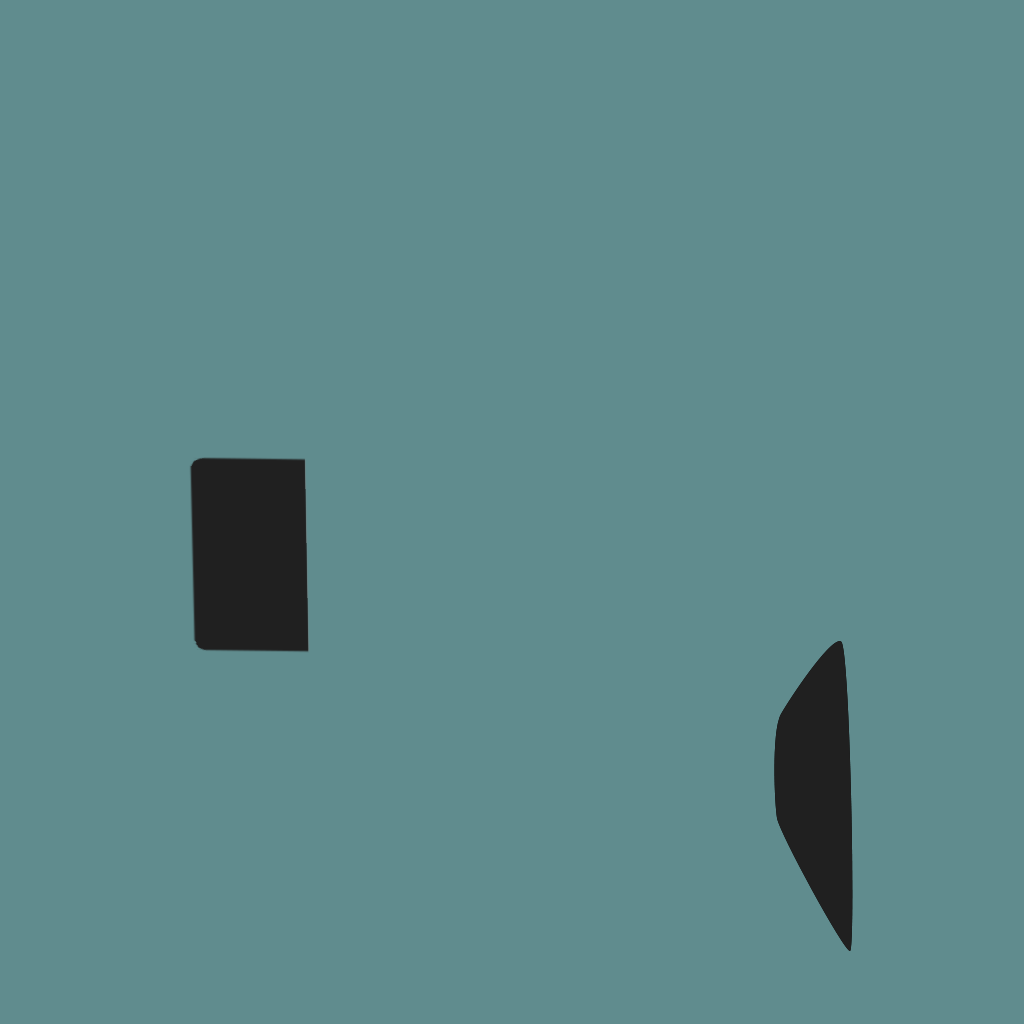
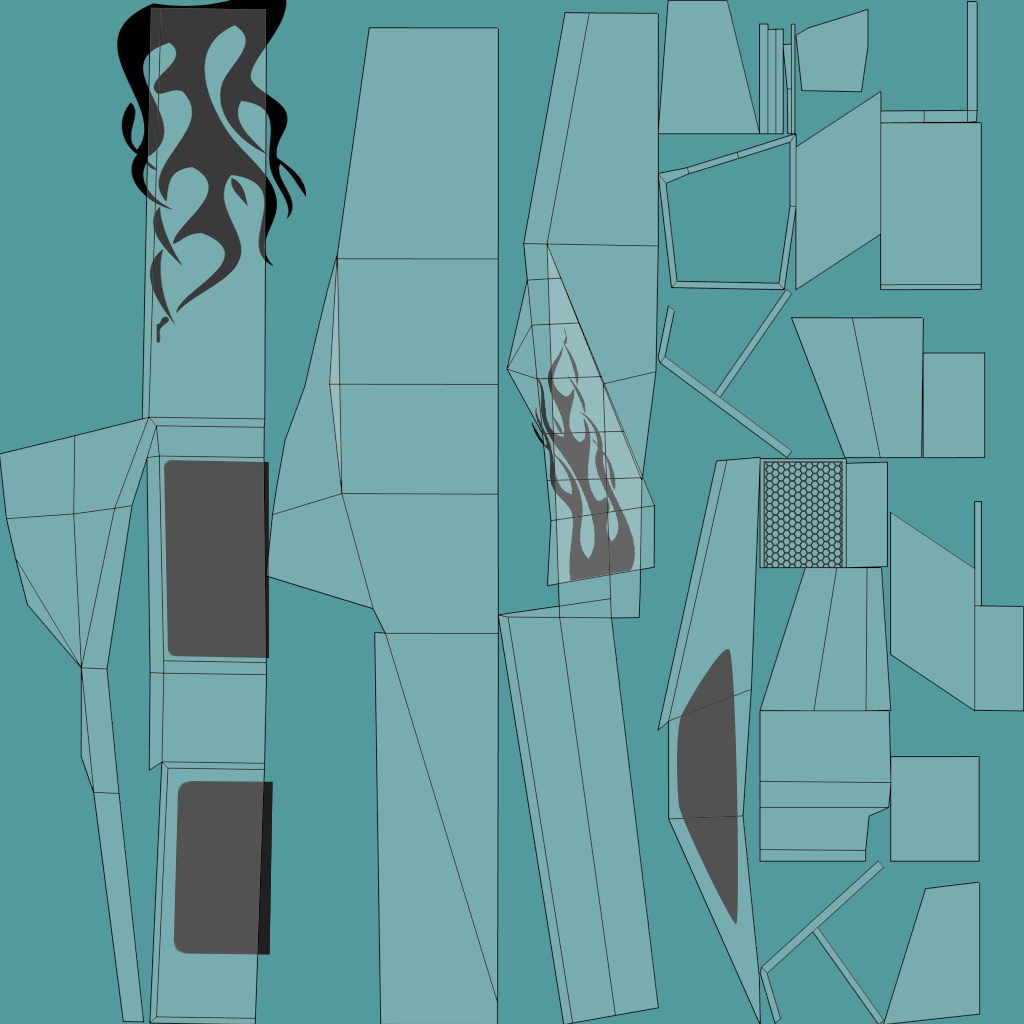
Before/after of a 1024×1024 layered artwork. What changed in the layer stack:
added layer "Car5" above "c4e9291b90ba9e92 copy" over [0, 0, 1024, 1024]
added layer "c4e9291b90ba9e92 copy" above "thumb_COLOURBOX2338147" over [531, 328, 636, 582]
added layer "thumb_COLOURBOX2338147" above "c4e9291b90ba9e92" over [763, 461, 844, 569]
added layer "c4e9291b90ba9e92" above "Layer 2" over [117, 0, 306, 343]
painted on "Layer 2" over [164, 456, 853, 955]
painted on "Layer 1" over [0, 0, 1024, 1024]
